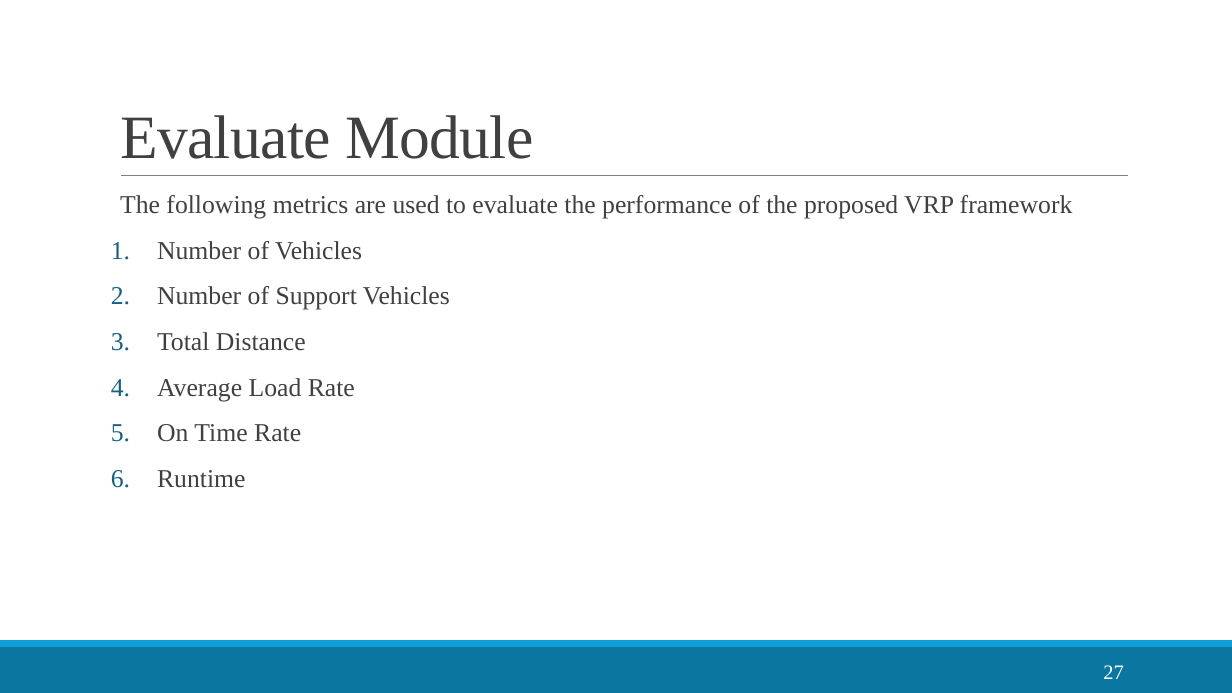
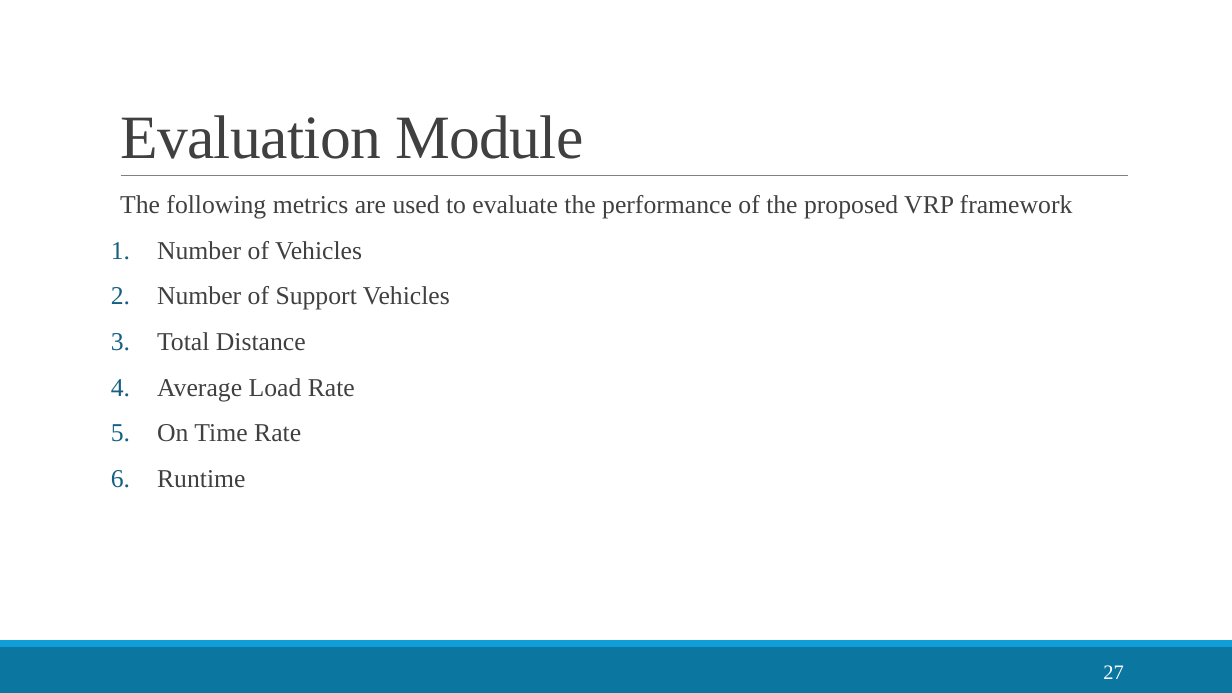
Before and after one commit to LloydGain/114_NTUT_Thesis, a slide deck: slide 27 of docs/thesis/114_楊宏傑_口試簡報.pptx. Drawn at 1232x693 pixels with LibreOffice and Linux fonts; fonts in the diff are those of the drawing. Boxes give left, top, right and bottom in pixels: in the first picture for what was removed or moved away, otherwise in the second. Text is boxed around its words. In the diff, an @@ line names an element or a change of style, - is before the commit and + after.

```diff
--- a/docs/thesis/114_楊宏傑_口試簡報.pptx
+++ b/docs/thesis/114_楊宏傑_口試簡報.pptx
@@ title at (120, 115, 583, 159): text changed @@
-Evaluate Module
+Evaluation Module
```
Also in this commit, not shown: 1 other slide changed, 1 slide added, 2 other files.
